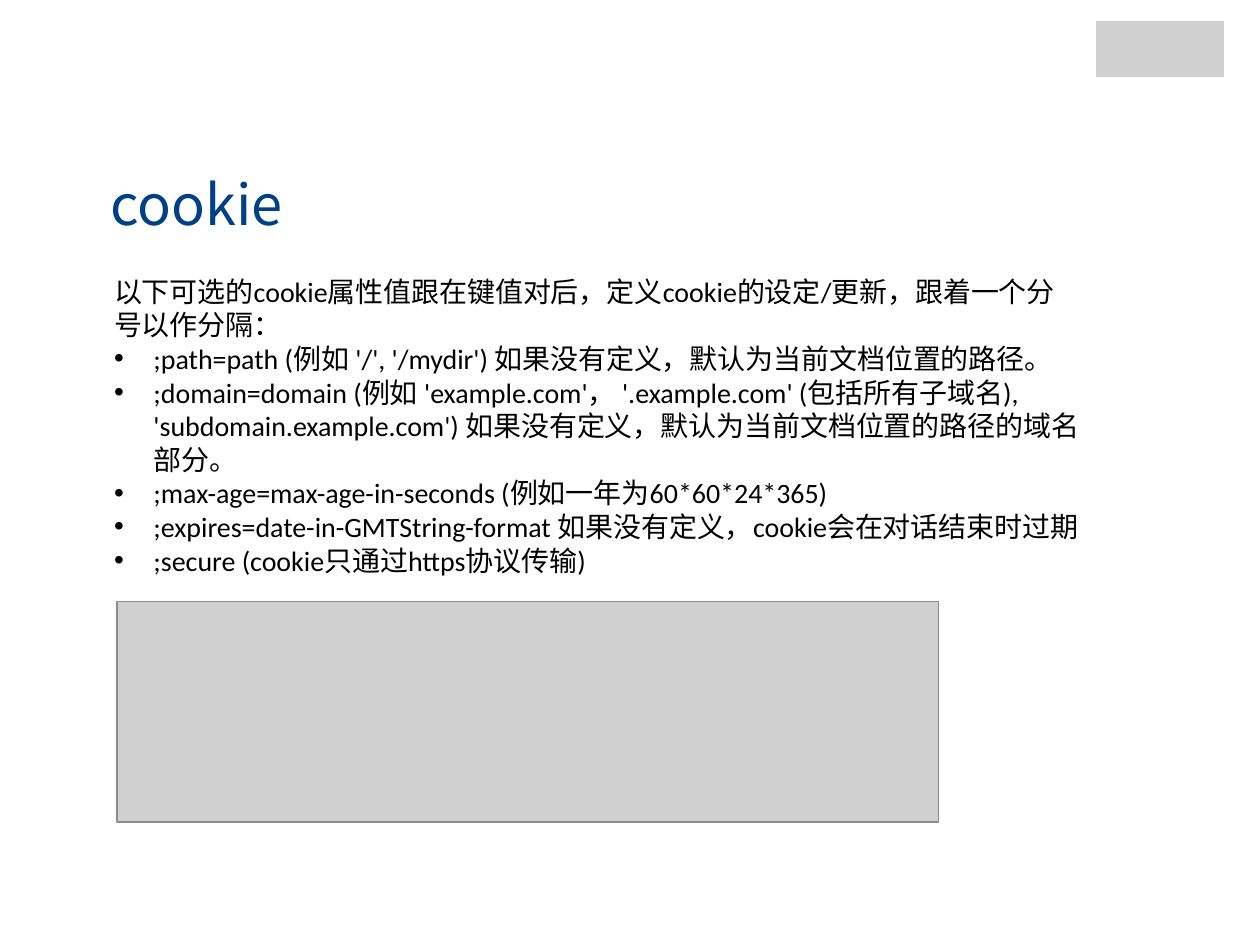
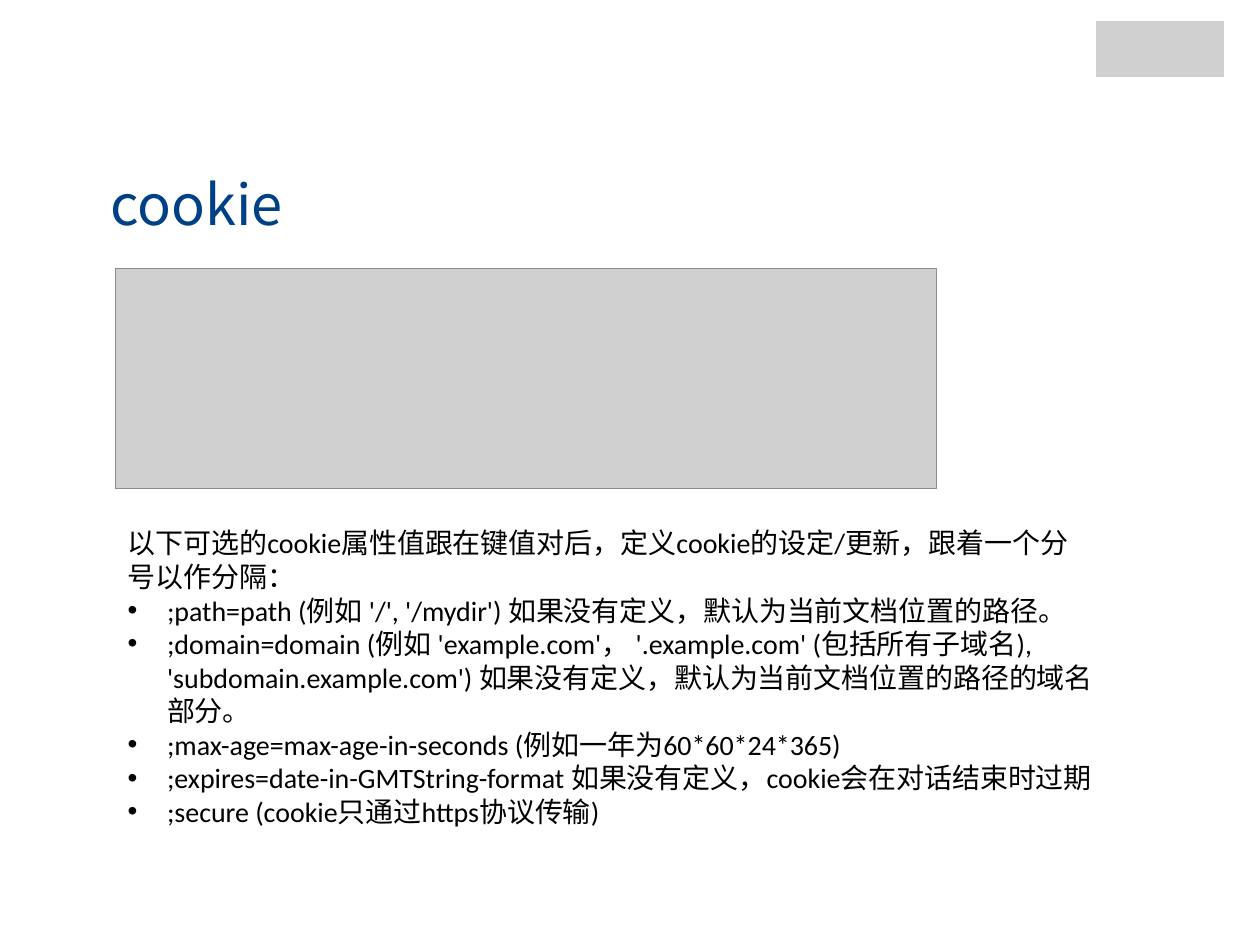
Before and after one commit to jianganglu/share-web-storage, a slide deck: slide 3 of Web存储.pptx. Drawn at 1260x945 pixels with LibreOffice and Linux fonts; fonts in the diff are those of the drawing; grey boxes stand for pictures; background and template pictures are left out. Boxes give left, top, right and bottom in pixels: in the first picture for what was removed or moved away, otherwise in the second. Text is boxed around its words. In the diff, an @@ line names an element or a change of style, - is before the commit and + after.

```diff
--- a/Web存储.pptx
+++ b/Web存储.pptx
@@ picture: place and size @@
-picture at (117, 601, 939, 822)
+picture at (115, 268, 936, 489)
@@ text "以下可选的cookie属性值跟在键值对后，定义cookie的设定/更新，跟着一个分号以作分隔：": place and size @@
-text "以下可选的cookie属性值跟在键值对后，定义cookie的设定/更新，跟着一个分号以作分隔：" at (114, 278, 1080, 576)
+text "以下可选的cookie属性值跟在键值对后，定义cookie的设定/更新，跟着一个分号以作分隔：" at (128, 529, 1093, 827)
```
Also in this commit, not shown: 1 other file.
